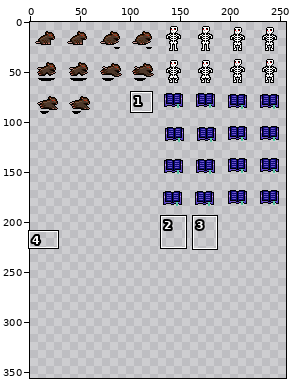
Edited in one commit: sprite sheet (Michelangelo/out/production/Michelangelo/SpriteSheets/Ennemy-SpriteSheet.png). The first picture is a wide view before the edit; the outline marks the close-up.
Close-up. Old version:
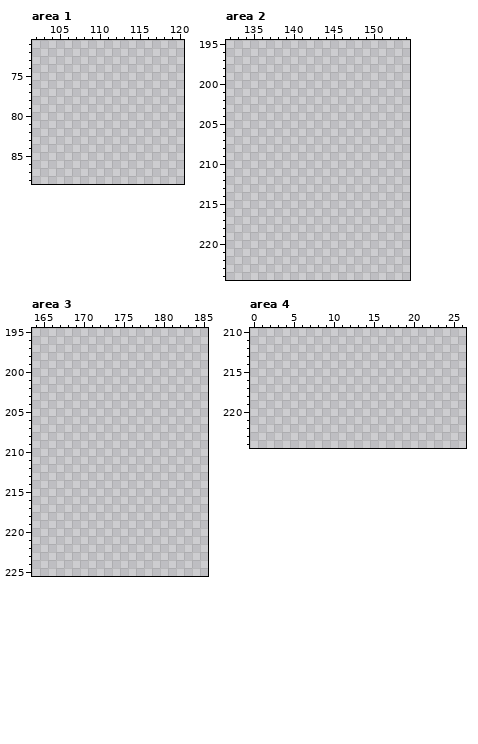
The file is 256x480 pixels. Colours within 5 levels of each other are drawn and written as one. Shown: area 1: x 102..120, y 71..88; area 2: x 132..154, y 195..224; area 3: x 164..185, y 195..225; area 4: x 0..26, y 210..224. The wide view leaves out empty margins. The commit also changed other parts of the picture, which this record leaves out.
After:
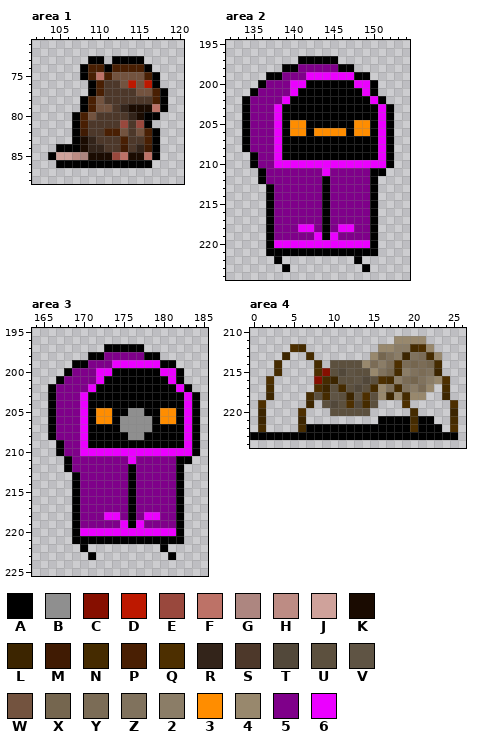
Palette (. is transparent): A #000000  B #8f8f8f  C #860f00  D #bd1800  E #99483d  F #bd7267  G #ad8680  H #bd8c84  J #cfa29b  K #1a0b01  L #3c2500  M #401b03  N #452b00  P #491f03  Q #4d2f00  R #33241a  S #4d382a  T #52483a  U #5c503e  V #5f5444  W #73533f  X #75664f  Y #7b6c56  Z #80725d  2 #8b7d67  3 #ff8d00  4 #98886d  5 #7f008a  6 #eb00ff
Diff:
Changed rows in their new state; - is an unchanged pixel.
Area 1:
first column x 104:
73 -----AA-AAAA---
74 ----APPAPPPPA--
75 ----APFPWWWWPA-
76 -----APSSWDWDA-
77 -----APSSSSWWPA
78 ----APWSSSSSSPA
79 ----APWWSRKKKFA
80 ---APWSSSSRKAA-
81 ---APSSSSESEA--
82 ---AMSSPPWSWPA-
83 ---AKRSSSPSSPA-
84 -AAAKRRSSMSRMA-
85 AJJHGKKKEFKKFA-
86 -AAAAAAAAAAAA--
Area 2:
first column x 134:
197 -------AAAAA-------
198 -----AA55555AA-----
199 ---AA555666666AA---
200 --A55566AAAAAA66A--
201 -A55556AAAAAAAA6A--
202 A55556AAAAAAAAAA6A-
203 A5556AAAAAAAAAAAA6A
204 A5556AAAAAAAAAAAA6A
205 A5556A33AAAAAA33A6A
206 A5556A33A3333A33A6A
207 A5556AAAAAAAAAAAA6A
208 A5556AAAAAAAAAAAA6A
209 -A556AAAAAAAAAAAA6A
210 -A5566666666666666A
211 --A5555555655555AA-
212 --A5555555A55555A--
213 ---A555555A55555A--
214 ---A555555A55555A--
215 ---A555555A55555A--
216 ---A555555A55555A--
217 ---A555555A55555A--
218 ---A555665A56655A--
219 ---A555556A65555A--
220 ---A666666666666A--
221 ---AAAAAAAAAAAAAA--
222 ----A---------A----
223 -----A---------A---
Area 3:
first column x 166:
197 -------AAAAA-------
198 -----AA55555AA-----
199 ---AA555666666AA---
200 --A55566AAAAAA66A--
201 -A55556AAAAAAAA6A--
202 A55556AAAAAAAAAA6A-
203 A5556AAAAAAAAAAAA6A
204 A5556AAAAAAAAAAAA6A
205 A5556A33AABBAA33A6A
206 A5556A33ABBBBA33A6A
207 A5556AAAABBBBAAAA6A
208 A5556AAAAABBAAAAA6A
209 -A556AAAAAAAAAAAA6A
210 -A5566666666666666A
211 --A5555555655555AA-
212 --A5555555A55555A--
213 ---A555555A55555A--
214 ---A555555A55555A--
215 ---A555555A55555A--
216 ---A555555A55555A--
217 ---A555555A55555A--
218 ---A555665A56655A--
219 ---A555556A65555A--
220 ---A666666666666A--
221 ---AAAAAAAAAAAAAA--
222 ----A---------A----
223 -----A---------A---
Area 4:
first column x 0:
211 ------------------4444----
212 -----QN---------4422NQ4---
213 ----L--N-------4XZ2LZYN4--
214 ---N----N-UUUU4Y2YQYXYXN--
215 ---N----QCUTVUU4ZXN2ZYZL--
216 --Q-----CNLUUVTUQN2YXZ24Q-
217 --N-----QLUNUTUN4ZNZ2Y4-N-
218 --L----NUNVULVQU4L4N44--L-
219 -Q-----L-UTUQTNU---Q-----Q
220 -L----Q---UUUUU-----N----L
221 -L----L---------AAAANAA--N
222 -N----NAAAAAAAAAAAAAQAAA-Q
223 AAAAAAAAAAAAAAAAAAAAAAAAAA
